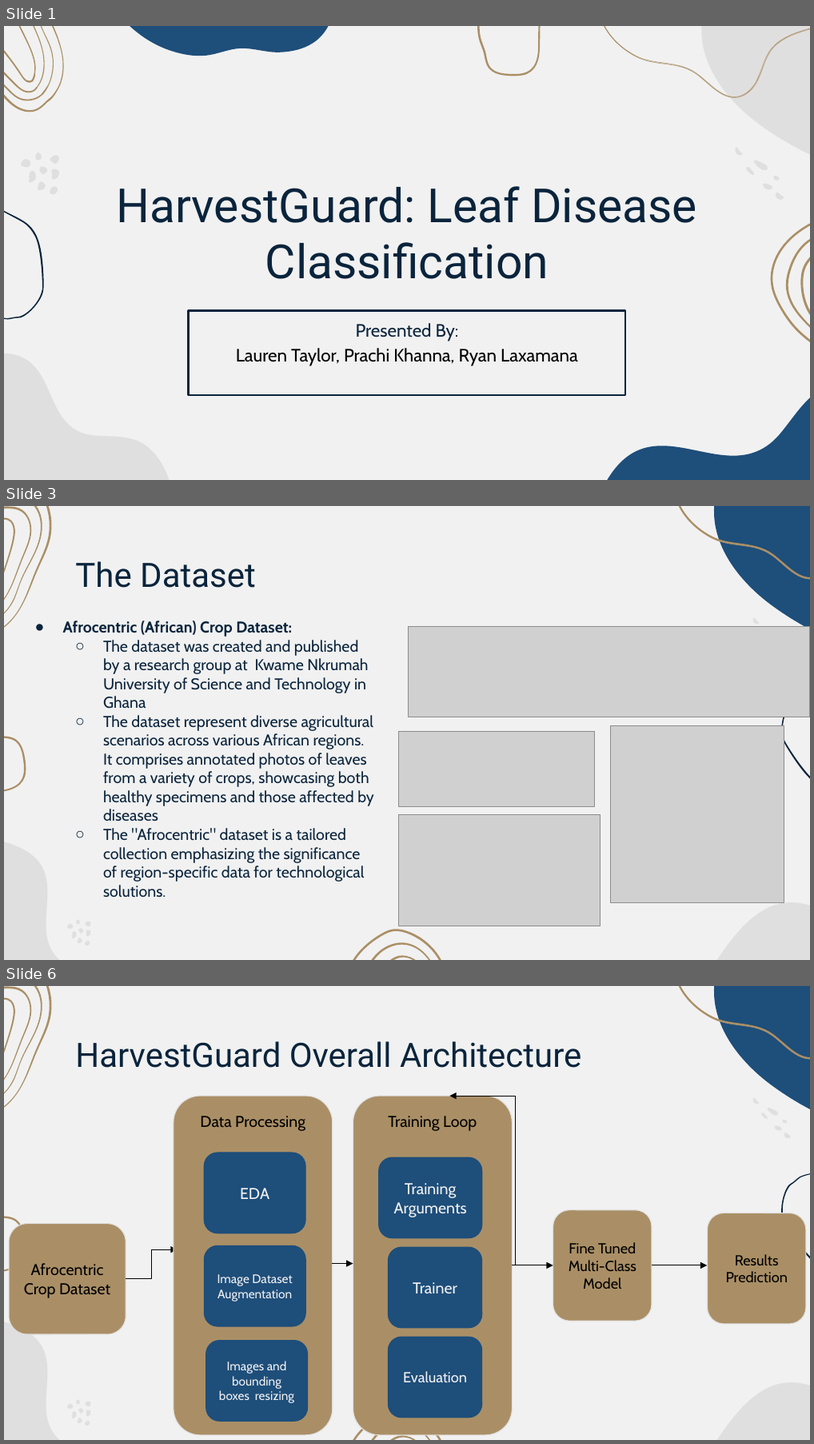
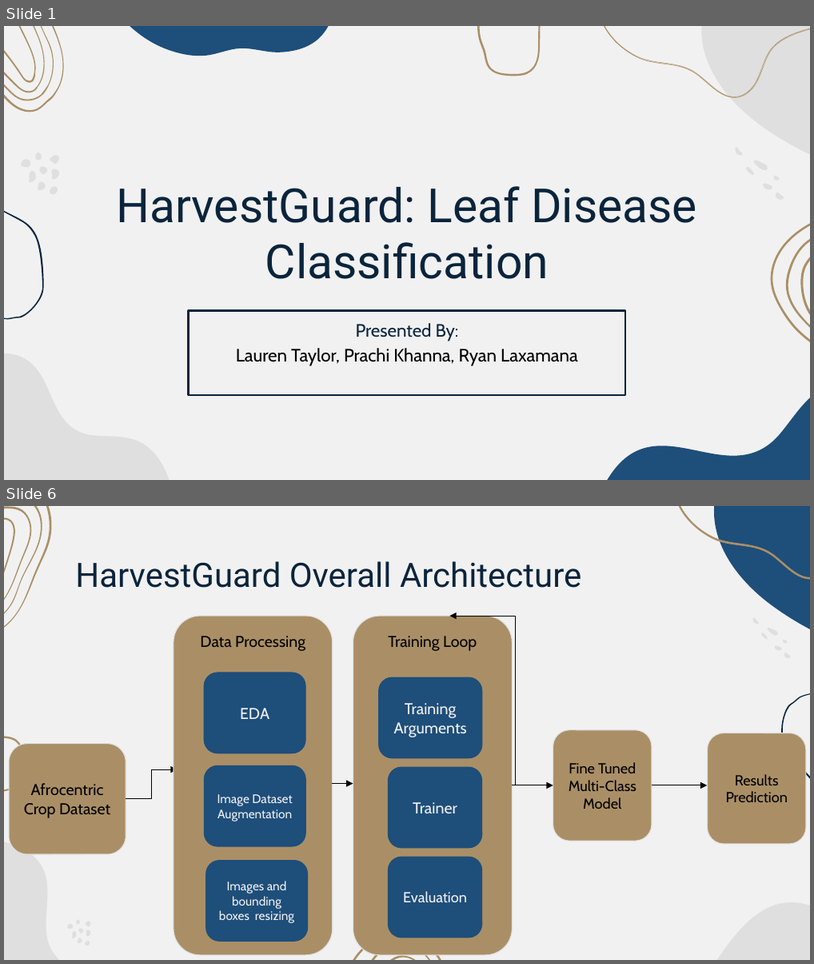
Before and after one commit to ljtaylor99/AAI-521-Final-Project, a slide deck: Final Project Presentation-Team 4.pptx. Shown one above the other, each under a label of ours: slides 1, 3 and 6 before the commit, slides 1 and 6 after it; the slides between them are not shown. The pictures are 814x1444 and 814x964 pixels, drawn with LibreOffice and Linux fonts; fonts in the diff are those of the drawing; grey boxes stand for pictures. Boxes give left, top, right and bottom in pixels: in the first picture for what was removed or moved away, otherwise in the second. Text is boxed around its words. In the diff, an @@ line names an element or a change of style, - is before the commit and + after.

```diff
--- a/Final Project Presentation-Team 4.pptx
+++ b/Final Project Presentation-Team 4.pptx
@@ slide 3 removed at [4,506,810,960], background #F1F1F1; not listed: 22 template elements that a slide beside it also shows @@
@@ title removed at [75,561,256,588] @@
-The Dataset
@@ text removed at [63,620,374,897] @@
-● Afrocentric (African) Crop Dataset:
-  ○ The dataset was created and published by a research group at Kwame Nkrumah University of Science and Technology in Ghana
-  ○ The dataset represent diverse agricultural scenarios across various African regions. It comprises annotated photos of leaves from a variety of crops, showcasing both healthy specimens and those affected by diseases
-  ○ The "Afrocentric" dataset is a tailored collection emphasizing the significance of region-specific data for technological solutions.
@@ picture removed at [409,626,810,716] @@
@@ picture removed at [398,731,595,806] @@
@@ picture removed at [610,725,784,903] @@
@@ picture removed at [398,814,601,925] @@
```
Also in this commit, not shown: 3 slides changed, 5 slides added, 3 other slides removed.
